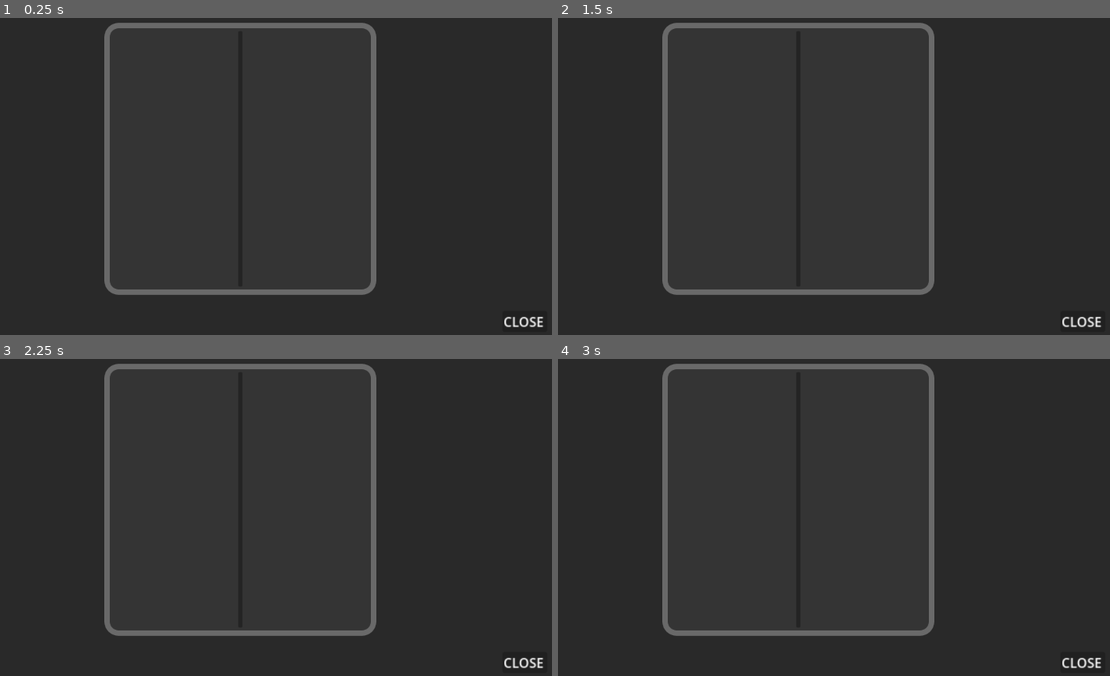
Above: before the commit, frames 1-4 (two rows, left to right).
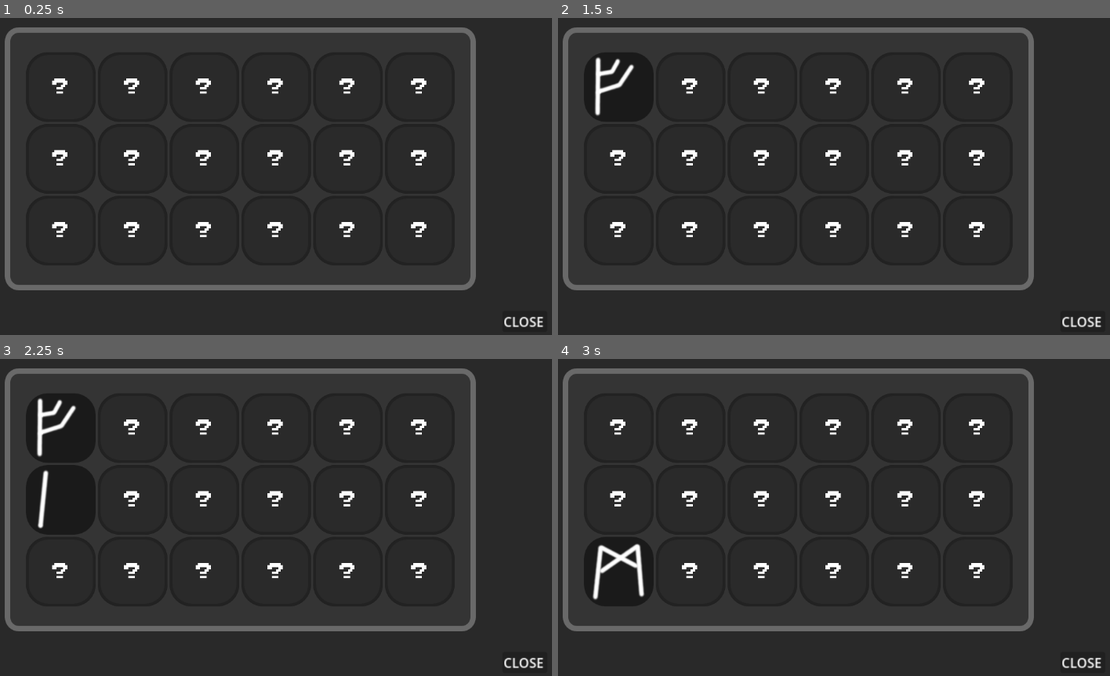
Above: after the commit, the same moments.

Repository: mitchglitchisdabestg/trust-no.-1game-jam
Game: Godot game, scene res://Scenes/Puzzles/match_puzzle/match_puzzle.tscn
The game is run twice, just before and just after one commit, with the same random seed, the same clock (stepped at 60 frames per second) and the same inputs. This scene is started directly instead of the project's main scene.
Inputs (mouse positions are in pixels of both pictures, inside the frame that each line leads up to):
- Up to frame 1 (0.25 s): no input
- Up to frame 2 (1.5 s): click (800, 157) at 0.52 s; click (618, 87) at 1.27 s
- Up to frame 3 (2.25 s): click (60, 498) at 2.02 s
- Up to frame 4 (3 s): click (618, 571) at 2.77 s

The runs differ from the first frame. In frame 1, 8.5% of the frame differs, in the area x 0-87%, y 1-88%; in frame 2, 8.8%; in frame 3, 8.9%; in frame 4, 9.0%.

Commit message:
Memory Mini-game + Fixes and Improvements
HOW DID I LITERALLY DO THIS ENTIRE THING??!!
I also fixed up the wires minigame and its logic.

Diff:
--- a/Scenes/Puzzles/match_puzzle/match_puzzle.gd
+++ b/Scenes/Puzzles/match_puzzle/match_puzzle.gd
@@ -1,18 +1,109 @@
 extends Control
 
+var door_ID_to_open: int = 2222
+
+@onready var close_button: Button = $CloseButton
 @onready var show_success_timer: Timer = $ShowSuccessTimer
+@onready var tiles_container: MarginContainer = $MainFrame/TilesContainer
+@onready var failed_reveal_timer: Timer = $FailedRevealTimer
+
+@export var rune_icon_uids: Array[String] # Currently gone up to R.tga DO NOT DELETE THIS LINE
+
+var selected_rune: Rune = null # Set later, obviously
+var failed_rune: Rune = null # For hiding it after a delay
+
+var rune_icons: Array[CompressedTexture2D] = []
+
+var runes_set_count: int = 0 # Will be set on reset() then decrease as players solve pairs
+var rune_nodes: Array[Rune] = []
+var chosen_rune_icons: Array[CompressedTexture2D] = []
 
 func _ready() -> void:
-	pass # Attach tile signals
+	Status.set_status(Status.Statuses.Puzzle)
+	# Attach tile signals
+	for descendant: Node in tiles_container.find_children("*"):
+		if !descendant is Rune: continue
+		rune_nodes.append(descendant)
+
+	for rune: Rune in rune_nodes:
+		rune.rune_pressed.connect(on_rune_pressed)
+
+	close_button.pressed.connect(quit_game)
+	show_success_timer.timeout.connect(on_success_timeout)
+	failed_reveal_timer.timeout.connect(on_failed_pair_timeout)
+
+	reset_game()
+
+func load_icons() -> void:
+	rune_icons.clear()
+
+	#Load potential images
+	for UID: String in rune_icon_uids:
+		rune_icons.append(load(UID))
 
 func reset_game() -> void:
-	pass #flip all to hidden
+	load_icons()
+	rune_icons.shuffle()
 
-func on_tile_pressed(_tile) -> void:
-	pass # handle detection logic
+	var is_second_icon: bool = false # for alternating
+
+	#Decide
+
+	for rune: Rune in rune_nodes:
+		if !rune_icons.front(): return
+
+		if is_second_icon:
+			chosen_rune_icons.append(rune_icons.pop_front())
+			runes_set_count += 1
+		else:
+			chosen_rune_icons.append(rune_icons.front())
+
+		is_second_icon = !is_second_icon
+
+	chosen_rune_icons.shuffle()
+
+	for rune: Rune in rune_nodes: # Set the icons and flip all to hidden
+		rune.icon = chosen_rune_icons.pop_front()
+		rune.hide_icon()
+
+
+func on_rune_pressed(rune_pressed: Rune) -> void:
+	if !failed_reveal_timer.is_stopped() or rune_pressed.rune_disabled: return # Stops spamming if you failed last time
+
+	rune_pressed.reveal_icon()
+
+	if !selected_rune: # No rune is already selected
+		selected_rune = rune_pressed
+	elif selected_rune != rune_pressed and rune_pressed.icon == selected_rune.icon: # A rune is already selected, check for a match
+		#Success! If we got this far, it's a match! Time to remove the tiles.
+		selected_rune.rune_disabled = true
+		rune_pressed.rune_disabled = true
+
+		selected_rune = null
+		runes_set_count -= 1
+		print(runes_set_count)
+	else:
+		#If we got this far, it's not a match :(
+		failed_reveal_timer.start()
+		failed_rune = rune_pressed
+
+	if runes_set_count == 0: #All runes have been hidden
+		on_win()
+
+func on_success_timeout() -> void: # Lets people admire their completed work for a bit :D
+	SignalBus.emit_open_door(door_ID_to_open)
+	quit_game()
+
+func on_failed_pair_timeout() -> void:
+	failed_rune.hide_icon()
+	selected_rune.hide_icon()
+	failed_rune = null
+	selected_rune = null
 
 func quit_game() -> void:
-	pass
+	Status.set_status(Status.Statuses.World)
+	Input.mouse_mode = Input.MOUSE_MODE_CAPTURED
+	queue_free()
 
 func on_win() -> void:
-	pass
+	show_success_timer.start()
--- a/Scenes/Puzzles/match_puzzle/match_puzzle.tscn
+++ b/Scenes/Puzzles/match_puzzle/match_puzzle.tscn
@@ -2,6 +2,7 @@
 
 [ext_resource type="PackedScene" uid="uid://dw3fwfrkrekw7" path="res://Scenes/Puzzles/puzzle_groundwork.tscn" id="1_redks"]
 [ext_resource type="Script" uid="uid://cy667i3yqvx1g" path="res://Scenes/Puzzles/match_puzzle/match_puzzle.gd" id="2_3y1kt"]
+[ext_resource type="PackedScene" uid="uid://t28y84kq4j3h" path="res://Scenes/Puzzles/match_puzzle/rune.tscn" id="3_ij32e"]
 
 [sub_resource type="StyleBoxFlat" id="StyleBoxFlat_dh5cw"]
 bg_color = Color(0.2051175, 0.20511743, 0.20511743, 1)
@@ -17,10 +18,15 @@
 
 [node name="MatchPuzzle" unique_id=216729549 instance=ExtResource("1_redks")]
 script = ExtResource("2_3y1kt")
+rune_icon_uids = Array[String](["uid://do77br2ko8vkr", "uid://c6a0rqcm0m23d", "uid://dq4o6eincei1n", "uid://7cpq4j80twf4", "uid://l6gywfvjkubq", "uid://b1o8cpv6qwxki", "uid://cyek4wr55047a", "uid://dc8m730jbf7cd", "uid://cjh3wf4mdxygn", "uid://b738rirssvh0k", "uid://dwc2376g2vtgt", "uid://b6rql1dqrlayx", "uid://crn8epp4rhxyw", "uid://k4mn7bqg2bho", "uid://dbnqkb7rxeep5", "uid://c7ii8s41p0ny7", "uid://dko1fegja4tns", "uid://droc1qwhs4gnq"])
 
 [node name="ShowSuccessTimer" type="Timer" parent="." index="0" unique_id=1196276124]
 
-[node name="MainFrame" type="Control" parent="." index="7" unique_id=1119173782]
+[node name="FailedRevealTimer" type="Timer" parent="." index="1" unique_id=506594635]
+wait_time = 0.5
+one_shot = true
+
+[node name="MainFrame" type="Control" parent="." index="8" unique_id=1119173782]
 layout_mode = 1
 anchors_preset = 8
 anchor_left = 0.5
@@ -39,11 +45,15 @@
 anchors_preset = 15
 anchor_right = 1.0
 anchor_bottom = 1.0
+offset_left = -183.0
+offset_top = 8.0
+offset_right = 183.0
+offset_bottom = -8.0
 grow_horizontal = 2
 grow_vertical = 2
 theme_override_styles/panel = SubResource("StyleBoxFlat_dh5cw")
 
-[node name="MarginContainer" type="MarginContainer" parent="MainFrame" index="1" unique_id=266873336]
+[node name="TilesContainer" type="MarginContainer" parent="MainFrame" index="1" unique_id=266873336]
 layout_mode = 1
 anchors_preset = 15
 anchor_right = 1.0
@@ -55,14 +65,84 @@
 theme_override_constants/margin_right = 15
 theme_override_constants/margin_bottom = 15
 
-[node name="Tiles" type="HBoxContainer" parent="MainFrame/MarginContainer" index="0" unique_id=467445418]
+[node name="Tiles" type="HBoxContainer" parent="MainFrame/TilesContainer" index="0" unique_id=467445418]
 layout_mode = 2
 alignment = 1
 
-[node name="TileRow1" type="VBoxContainer" parent="MainFrame/MarginContainer/Tiles" index="0" unique_id=1963036606]
+[node name="TileRow1" type="VBoxContainer" parent="MainFrame/TilesContainer/Tiles" index="0" unique_id=1963036606]
 layout_mode = 2
 alignment = 1
 
-[node name="Button" type="Button" parent="MainFrame/MarginContainer/Tiles/TileRow1" index="0" unique_id=805732271]
+[node name="Rune" parent="MainFrame/TilesContainer/Tiles/TileRow1" index="0" unique_id=1979509240 instance=ExtResource("3_ij32e")]
 layout_mode = 2
-size_flags_vertical = 3
+
+[node name="Rune2" parent="MainFrame/TilesContainer/Tiles/TileRow1" index="1" unique_id=234226038 instance=ExtResource("3_ij32e")]
+layout_mode = 2
+
+[node name="Rune3" parent="MainFrame/TilesContainer/Tiles/TileRow1" index="2" unique_id=1555866736 instance=ExtResource("3_ij32e")]
+layout_mode = 2
+
+[node name="TileRow2" type="VBoxContainer" parent="MainFrame/TilesContainer/Tiles" index="1" unique_id=136287784]
+layout_mode = 2
+alignment = 1
+
+[node name="Rune" parent="MainFrame/TilesContainer/Tiles/TileRow2" index="0" unique_id=785314445 instance=ExtResource("3_ij32e")]
+layout_mode = 2
+
+[node name="Rune2" parent="MainFrame/TilesContainer/Tiles/TileRow2" index="1" unique_id=784127166 instance=ExtResource("3_ij32e")]
+layout_mode = 2
+
+[node name="Rune3" parent="MainFrame/TilesContainer/Tiles/TileRow2" index="2" unique_id=597826649 instance=ExtResource("3_ij32e")]
+layout_mode = 2
+
+[node name="TileRow3" type="VBoxContainer" parent="MainFrame/TilesContainer/Tiles" index="2" unique_id=1332283396]
+layout_mode = 2
+alignment = 1
+
+[node name="Rune" parent="MainFrame/TilesContainer/Tiles/TileRow3" index="0" unique_id=306061736 instance=ExtResource("3_ij32e")]
+layout_mode = 2
+
+[node name="Rune2" parent="MainFrame/TilesContainer/Tiles/TileRow3" index="1" unique_id=448945200 instance=ExtResource("3_ij32e")]
+layout_mode = 2
+
+[node name="Rune3" parent="MainFrame/TilesContainer/Tiles/TileRow3" index="2" unique_id=1091612956 instance=ExtResource("3_ij32e")]
+layout_mode = 2
+
+[node name="TileRow4" type="VBoxContainer" parent="MainFrame/TilesContainer/Tiles" index="3" unique_id=1460694035]
+layout_mode = 2
+alignment = 1
+
+[node name="Rune" parent="MainFrame/TilesContainer/Tiles/TileRow4" index="0" unique_id=1734961086 instance=ExtResource("3_ij32e")]
+layout_mode = 2
+
+[node name="Rune2" parent="MainFrame/TilesContainer/Tiles/TileRow4" index="1" unique_id=1229206762 instance=ExtResource("3_ij32e")]
+layout_mode = 2
+
+[node name="Rune3" parent="MainFrame/TilesContainer/Tiles/TileRow4" index="2" unique_id=1542438090 instance=ExtResource("3_ij32e")]
+layout_mode = 2
+
+[node name="TileRow5" type="VBoxContainer" parent="MainFrame/TilesContainer/Tiles" index="4" unique_id=985307392]
+layout_mode = 2
+alignment = 1
+
+[node name="Rune" parent="MainFrame/TilesContainer/Tiles/TileRow5" index="0" unique_id=134888694 instance=ExtResource("3_ij32e")]
+layout_mode = 2
+
+[node name="Rune2" parent="MainFrame/TilesContainer/Tiles/TileRow5" index="1" unique_id=1026326227 instance=ExtResource("3_ij32e")]
+layout_mode = 2
+
+[node name="Rune3" parent="MainFrame/TilesContainer/Tiles/TileRow5" index="2" unique_id=2085714100 instance=ExtResource("3_ij32e")]
+layout_mode = 2
+
+[node name="TileRow6" type="VBoxContainer" parent="MainFrame/TilesContainer/Tiles" index="5" unique_id=373701115]
+layout_mode = 2
+alignment = 1
+
+[node name="Rune" parent="MainFrame/TilesContainer/Tiles/TileRow6" index="0" unique_id=2008539048 instance=ExtResource("3_ij32e")]
+layout_mode = 2
+
+[node name="Rune2" parent="MainFrame/TilesContainer/Tiles/TileRow6" index="1" unique_id=794931119 instance=ExtResource("3_ij32e")]
+layout_mode = 2
+
+[node name="Rune3" parent="MainFrame/TilesContainer/Tiles/TileRow6" index="2" unique_id=1899760014 instance=ExtResource("3_ij32e")]
+layout_mode = 2
--- /dev/null
+++ b/Scenes/Puzzles/match_puzzle/rune.gd
@@ -0,0 +1,18 @@
+class_name Rune extends Button
+@onready var hider: Panel = $Hider
+
+var rune_disabled: bool = false
+
+signal rune_pressed(socket)
+
+func _ready():
+	pressed.connect(_on_pressed)
+
+func reveal_icon():
+	hider.hide()
+
+func hide_icon():
+	hider.show()
+
+func _on_pressed():
+	rune_pressed.emit(self)
--- /dev/null
+++ b/Scenes/Puzzles/match_puzzle/rune.tscn
@@ -0,0 +1,67 @@
+[gd_scene format=3 uid="uid://t28y84kq4j3h"]
+
+[ext_resource type="Texture2D" uid="uid://do77br2ko8vkr" path="res://Assets/Icons/futhark/A.tga" id="1_kwvi2"]
+[ext_resource type="StyleBox" uid="uid://ggfn5n1tookq" path="res://Scenes/Puzzles/match_puzzle/rune_style_box.tres" id="1_pert1"]
+[ext_resource type="StyleBox" uid="uid://caiuma66l5xm5" path="res://Scenes/Puzzles/match_puzzle/rune_style_box_hover.tres" id="2_04vr2"]
+[ext_resource type="Script" uid="uid://dd3xvmrcv3wqd" path="res://Scenes/Puzzles/match_puzzle/rune.gd" id="2_spe6s"]
+[ext_resource type="FontFile" uid="uid://b7pmgpt56bw4t" path="res://Assets/Fonts/Press_Start_2P/PressStart2P-Regular.ttf" id="5_caiyc"]
+
+[sub_resource type="StyleBoxFlat" id="StyleBoxFlat_04vr2"]
+bg_color = Color(0.16565639, 0.16565642, 0.16565639, 1)
+border_width_left = 5
+border_width_top = 5
+border_width_right = 5
+border_width_bottom = 5
+border_color = Color(0.13319638, 0.13319641, 0.1331963, 1)
+corner_radius_top_left = 40
+corner_radius_top_right = 40
+corner_radius_bottom_right = 40
+corner_radius_bottom_left = 40
+
+[sub_resource type="LabelSettings" id="LabelSettings_0d4ks"]
+font = ExtResource("5_caiyc")
+font_size = 32
+
+[node name="Rune" type="Button" unique_id=1979509240]
+anchors_preset = 8
+anchor_left = 0.5
+anchor_top = 0.5
+anchor_right = 0.5
+anchor_bottom = 0.5
+offset_left = -64.0
+offset_top = -64.0
+offset_right = 64.0
+offset_bottom = 64.0
+grow_horizontal = 2
+grow_vertical = 2
+size_flags_horizontal = 4
+size_flags_vertical = 4
+theme_override_styles/normal = ExtResource("1_pert1")
+theme_override_styles/pressed = ExtResource("1_pert1")
+theme_override_styles/pressed_mirrored = ExtResource("2_04vr2")
+theme_override_styles/hover = ExtResource("1_pert1")
+icon = ExtResource("1_kwvi2")
+script = ExtResource("2_spe6s")
+
+[node name="Hider" type="Panel" parent="." unique_id=25590365]
+layout_mode = 1
+anchors_preset = 15
+anchor_right = 1.0
+anchor_bottom = 1.0
+grow_horizontal = 2
+grow_vertical = 2
+mouse_filter = 1
+theme_override_styles/panel = SubResource("StyleBoxFlat_04vr2")
+
+[node name="Label" type="Label" parent="Hider" unique_id=1730719133]
+layout_mode = 1
+anchors_preset = 15
+anchor_right = 1.0
+anchor_bottom = 1.0
+grow_horizontal = 2
+grow_vertical = 2
+mouse_filter = 1
+text = "?"
+label_settings = SubResource("LabelSettings_0d4ks")
+horizontal_alignment = 1
+vertical_alignment = 1
--- /dev/null
+++ b/Scenes/Puzzles/match_puzzle/rune_style_box.tres
@@ -0,0 +1,8 @@
+[gd_resource type="StyleBoxFlat" format=3 uid="uid://ggfn5n1tookq"]
+
+[resource]
+bg_color = Color(0.103743516, 0.10374353, 0.103743516, 1)
+corner_radius_top_left = 40
+corner_radius_top_right = 40
+corner_radius_bottom_right = 40
+corner_radius_bottom_left = 40
--- /dev/null
+++ b/Scenes/Puzzles/match_puzzle/rune_style_box_hover.tres
@@ -0,0 +1,8 @@
+[gd_resource type="StyleBoxFlat" format=3 uid="uid://caiuma66l5xm5"]
+
+[resource]
+bg_color = Color(0.043039158, 0.04303915, 0.04303915, 1)
+corner_radius_top_left = 40
+corner_radius_top_right = 40
+corner_radius_bottom_right = 40
+corner_radius_bottom_left = 40
Binary file added: Assets/Icons/futhark/A.tga
Not shown, added: Assets/Icons/futhark/A.tga.import
Binary file added: Assets/Icons/futhark/B.tga
Not shown, added: Assets/Icons/futhark/B.tga.import
Binary file added: Assets/Icons/futhark/D.tga
Not shown, added: Assets/Icons/futhark/D.tga.import
Binary file added: Assets/Icons/futhark/E.tga
Not shown, added: Assets/Icons/futhark/E.tga.import
Binary file added: Assets/Icons/futhark/EI.tga
Not shown, added: Assets/Icons/futhark/EI.tga.import
Binary file added: Assets/Icons/futhark/F.tga
Not shown, added: Assets/Icons/futhark/F.tga.import
(and 42 more such lines)
